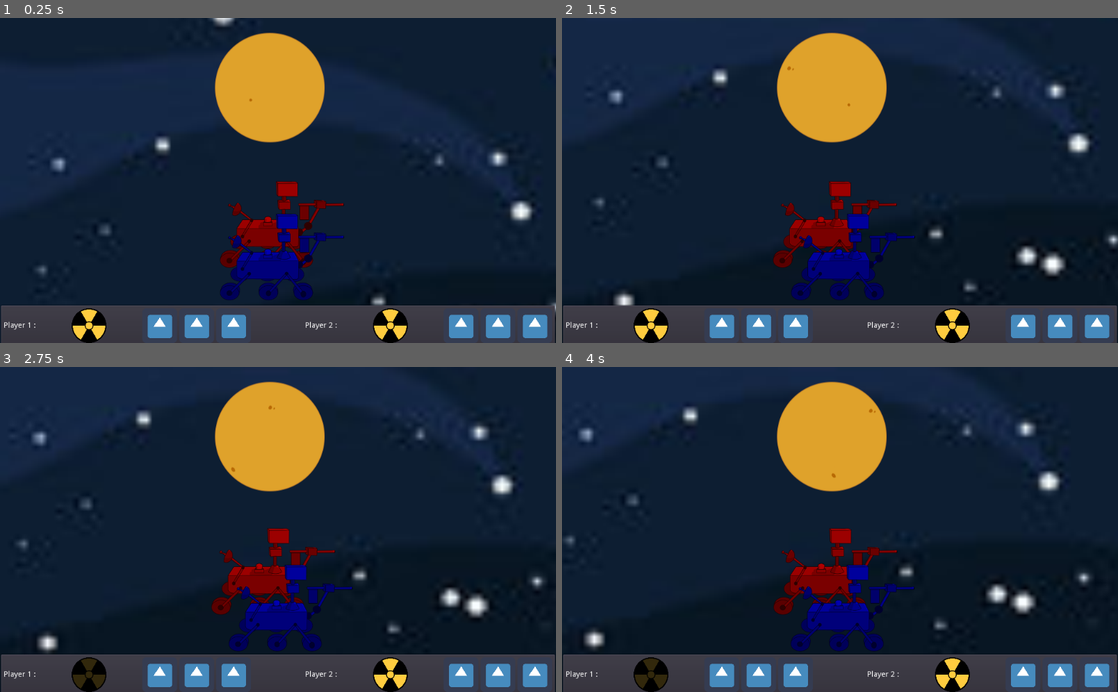
Above: before the commit, frames 1-4 (two rows, left to right).
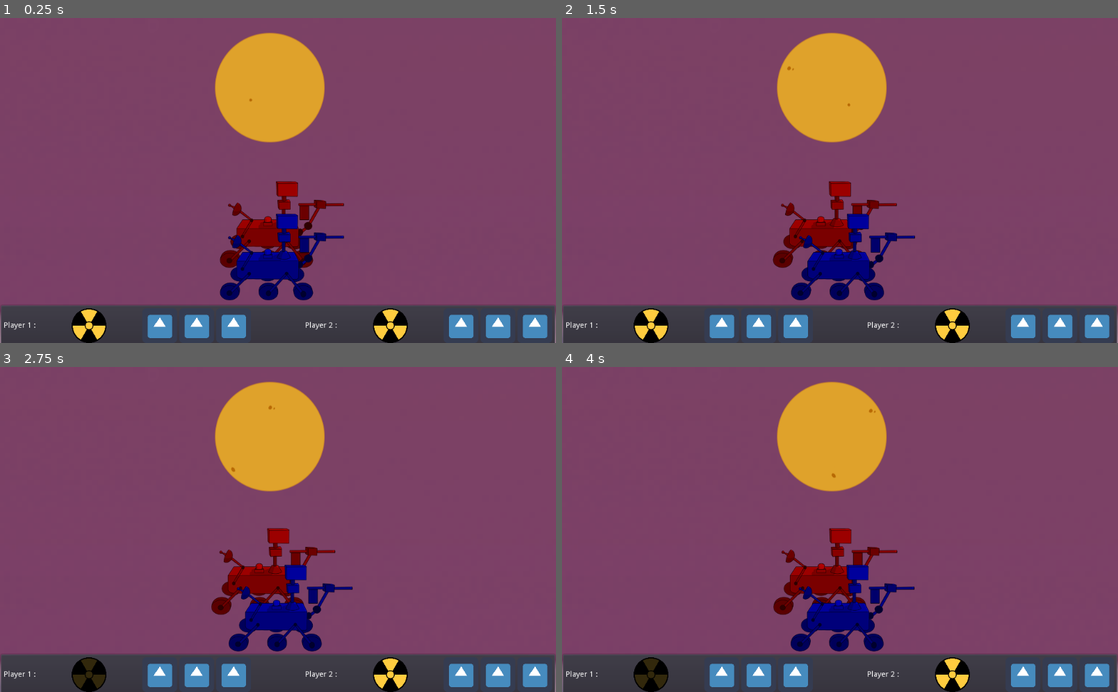
Above: after the commit, the same moments.

Repository: killicolin/SCI-GJ-3
Game: Godot game, scene res://Level1.tscn
Same seed, same stepped clock (60 frames per second), same inputs: the game is played once before the commit and once after it. The engine's default icon, where the game draws it, is replaced by a stand-in: a white triangle on a blue panel in a dark square.
Inputs:
- Up to frame 1 (0.25 s): no input
- Up to frame 2 (1.5 s): tap Enter at 0.5 s; hold Right (p1_right) 0.53-1.28 s; hold Space (p1_action) 0.53-1.28 s; tap Down (p1_stop) at 1.35 s
- Up to frame 3 (2.75 s): hold Right (p1_right) from 2.03 s (still down); hold Q (p2_action) from 2.03 s (still down)
- Up to frame 4 (4 s): release Q (p2_action) at 2.78 s; tap D (p2_right) at 2.85 s; release Right (p1_right) at 3.53 s; hold S (p2_stop) from 3.53 s (still down)

The runs differ from the first frame. In frame 1, 80% of the frame differs, in the area x 0-100%, y 0-100%; in frame 2, 80%; in frame 3, 80%; in frame 4, 80%.

Commit message:
parallax and screen images

Diff:
--- a/FinGameUI.tscn
+++ b/FinGameUI.tscn
@@ -1,47 +1,45 @@
-[gd_scene load_steps=2 format=2]
+[gd_scene load_steps=3 format=2]
 
 [ext_resource path="res://FinGameUI.gd" type="Script" id=1]
+[ext_resource path="res://Sprite/space.jpg" type="Texture" id=2]
 
 [node name="FinGame" type="Control"]
 anchor_right = 1.0
 anchor_bottom = 1.0
 script = ExtResource( 1 )
 
-[node name="PanelContainer" type="PanelContainer" parent="."]
-anchor_left = 0.5
-anchor_top = 0.5
-anchor_right = 0.5
-anchor_bottom = 0.5
-margin_left = -138.0
-margin_top = -191.0
-margin_right = 138.0
-margin_bottom = 117.0
+[node name="TextureRect" type="TextureRect" parent="."]
+anchor_right = 1.0
+anchor_bottom = 1.0
+texture = ExtResource( 2 )
+expand = true
+
+[node name="VBoxContainer" type="VBoxContainer" parent="."]
+margin_left = 381.0
+margin_top = 116.0
+margin_right = 643.0
+margin_bottom = 410.0
 size_flags_horizontal = 3
 size_flags_vertical = 3
 
-[node name="VBoxContainer" type="VBoxContainer" parent="PanelContainer"]
-margin_left = 7.0
-margin_top = 7.0
-margin_right = 269.0
-margin_bottom = 301.0
-size_flags_horizontal = 3
-size_flags_vertical = 3
-
-[node name="Label" type="Label" parent="PanelContainer/VBoxContainer"]
+[node name="Label" type="Label" parent="VBoxContainer"]
 margin_right = 262.0
 margin_bottom = 14.0
-text = "FIN DU JEU"
+text = "Ressources revendiquées !"
+align = 1
+valign = 1
 
-[node name="PlayAgain" type="Button" parent="PanelContainer/VBoxContainer"]
+[node name="PlayAgain" type="Button" parent="VBoxContainer"]
 margin_top = 18.0
 margin_right = 262.0
 margin_bottom = 38.0
 text = "Play again"
 
-[node name="MainMenu" type="Button" parent="PanelContainer/VBoxContainer"]
+[node name="MainMenu" type="Button" parent="VBoxContainer"]
 margin_top = 42.0
 margin_right = 262.0
 margin_bottom = 62.0
+text = "Menu"
 
-[connection signal="pressed" from="PanelContainer/VBoxContainer/PlayAgain" to="." method="_on_PlayAgain_pressed"]
-[connection signal="pressed" from="PanelContainer/VBoxContainer/MainMenu" to="." method="_on_MainMenu_pressed"]
+[connection signal="pressed" from="VBoxContainer/PlayAgain" to="." method="_on_PlayAgain_pressed"]
+[connection signal="pressed" from="VBoxContainer/MainMenu" to="." method="_on_MainMenu_pressed"]
--- a/Level1.tscn
+++ b/Level1.tscn
@@ -1,11 +1,13 @@
-[gd_scene load_steps=8 format=2]
+[gd_scene load_steps=10 format=2]
 
 [ext_resource path="res://mainCamera.gd" type="Script" id=1]
 [ext_resource path="res://icon.png" type="Texture" id=2]
 [ext_resource path="res://Level1.gd" type="Script" id=3]
 [ext_resource path="res://Dune Official Soundtrack  Paul's Dream  Hans Zimmer  WaterTower.mp3" type="AudioStream" id=4]
 [ext_resource path="res://UI/InGameUi.tscn" type="PackedScene" id=5]
-[ext_resource path="res://Sprite/parallaxBack.jpg" type="Texture" id=6]
+[ext_resource path="res://Sprite/TEST_DECOR/Sol2.png" type="Texture" id=6]
+[ext_resource path="res://Sprite/TEST_DECOR/Espace.png" type="Texture" id=7]
+[ext_resource path="res://Sprite/TEST_DECOR/Sol1.png" type="Texture" id=8]
 
 [sub_resource type="RectangleShape2D" id=1]
 extents = Vector2( 21.5, 21.5 )
@@ -57,10 +59,29 @@
 [node name="backGroundCanva" type="ParallaxBackground" parent="."]
 
 [node name="ParallaxLayer" type="ParallaxLayer" parent="backGroundCanva"]
-motion_scale = Vector2( 0.5, 0.5 )
+motion_scale = Vector2( 0.2, 0.2 )
+motion_mirroring = Vector2( 1440, 0 )
 
 [node name="background" type="Sprite" parent="backGroundCanva/ParallaxLayer"]
-position = Vector2( 1419.5, 391 )
+position = Vector2( 1035, -179 )
+scale = Vector2( 10.7344, 9.92222 )
+texture = ExtResource( 8 )
+
+[node name="ParallaxLayer2" type="ParallaxLayer" parent="backGroundCanva"]
+motion_scale = Vector2( 0, 0 )
+motion_mirroring = Vector2( 1440, 0 )
+
+[node name="background" type="Sprite" parent="backGroundCanva/ParallaxLayer2"]
+position = Vector2( 484, -3991 )
+scale = Vector2( 10.7344, 9.92222 )
+texture = ExtResource( 7 )
+
+[node name="ParallaxLayer3" type="ParallaxLayer" parent="backGroundCanva"]
+motion_scale = Vector2( 0.1, 0.1 )
+motion_mirroring = Vector2( 1440, 0 )
+
+[node name="background" type="Sprite" parent="backGroundCanva/ParallaxLayer3"]
+position = Vector2( -120, -3386 )
 scale = Vector2( 10.7344, 9.92222 )
 texture = ExtResource( 6 )
 
--- a/Level2.tscn
+++ b/Level2.tscn
@@ -154,7 +154,6 @@
 
 [node name="mainCamera" type="Camera2D" parent="."]
 offset = Vector2( 0, -200 )
-current = true
 script = ExtResource( 1 )
 
 [node name="CanvasLayer" type="CanvasLayer" parent="."]
Binary file added: Sprite/TEST_DECOR/Espace.png
Not shown, added: Sprite/TEST_DECOR/Espace.png.import
Binary file added: Sprite/TEST_DECOR/Sol1.png
Not shown, added: Sprite/TEST_DECOR/Sol1.png.import
Binary file added: Sprite/TEST_DECOR/Sol2.png
Not shown, added: Sprite/TEST_DECOR/Sol2.png.import
